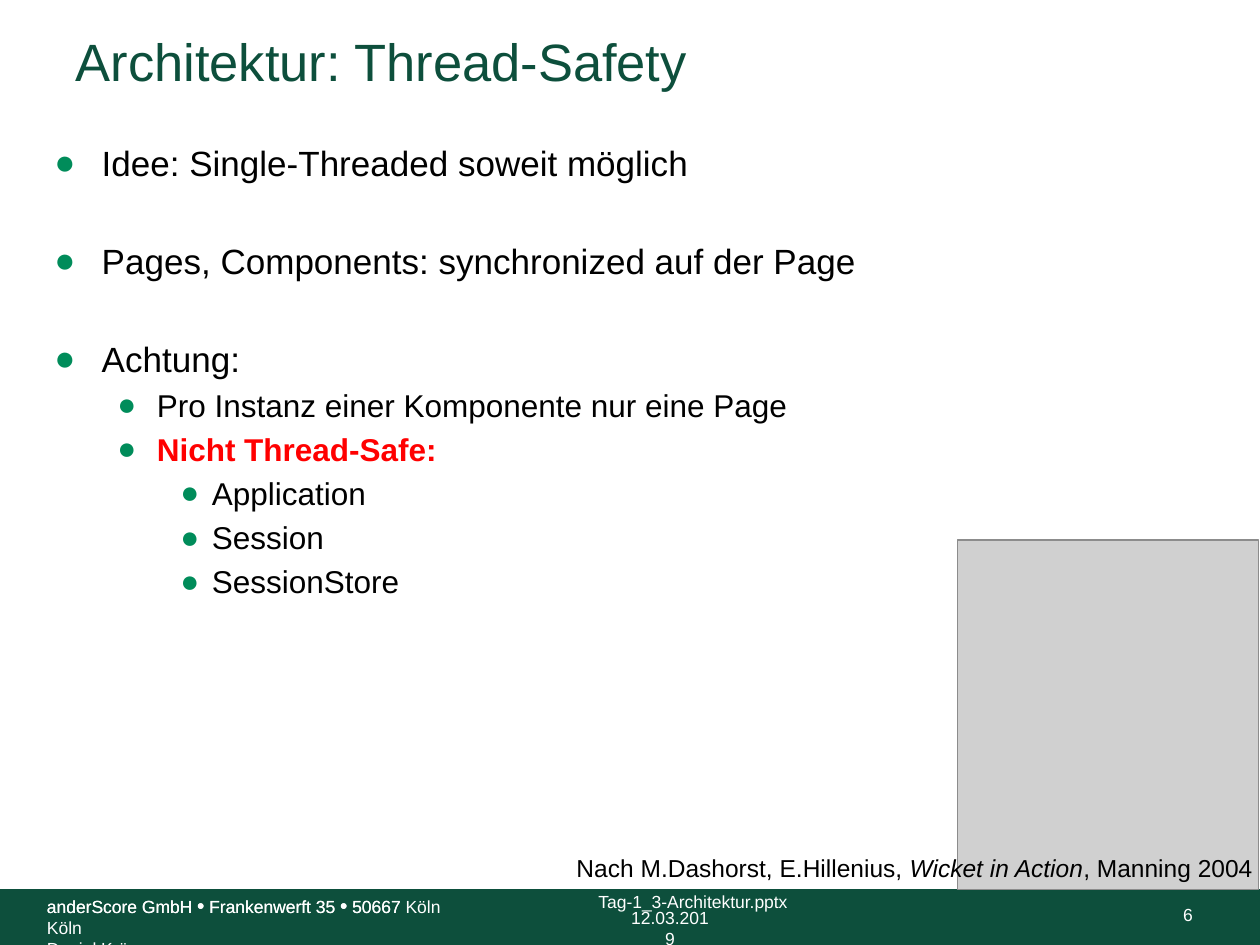
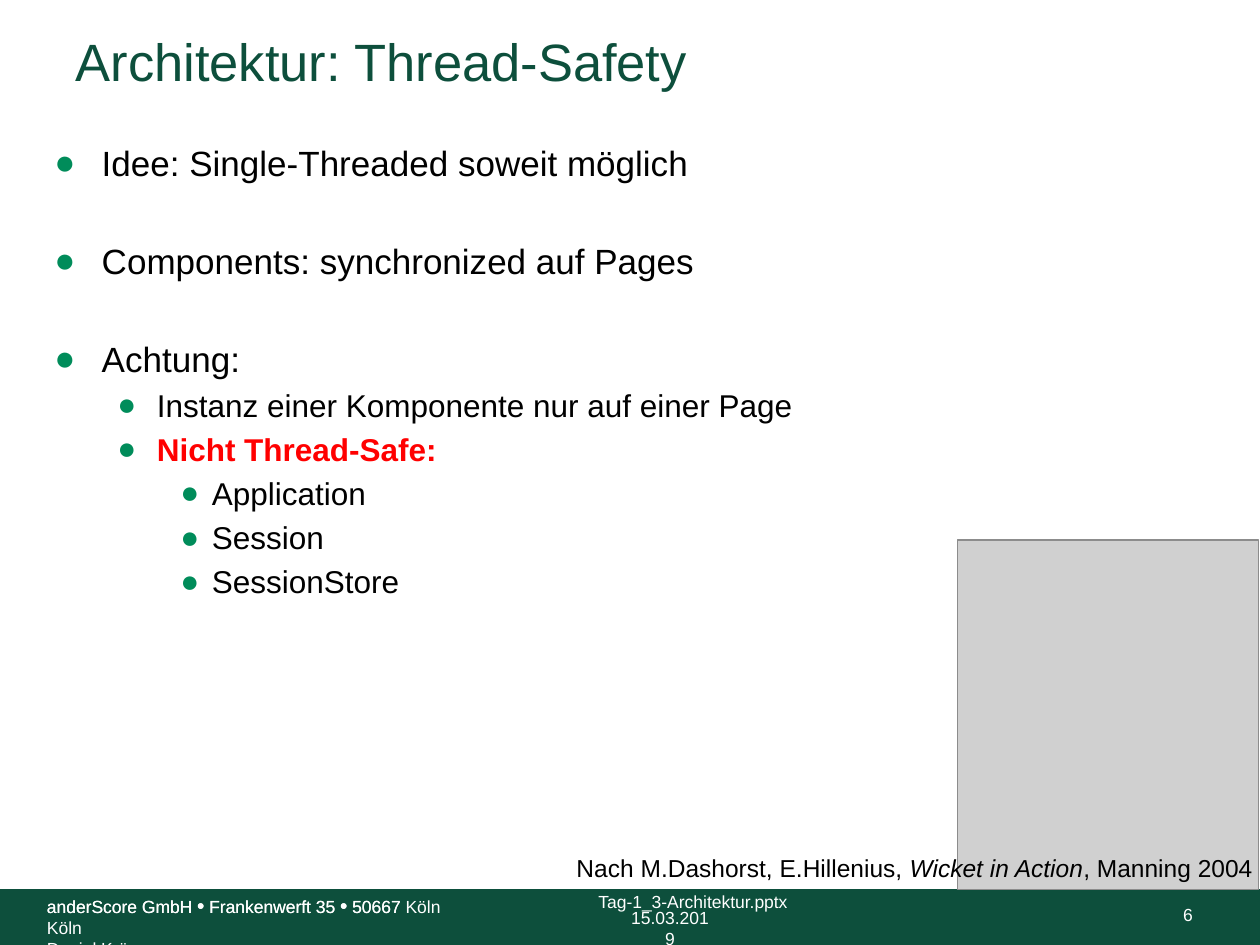
Before and after one commit to anderscore-gmbh/wicket-training, a slide deck: slide 6 of slides/Tag-1_3-Architektur.pptx. Drawn at 1260x945 pixels with LibreOffice and Linux fonts; fonts in the diff are those of the drawing; grey boxes stand for pictures; background and template pictures are left out. Boxes give left, top, right and bottom in pixels: in the first picture for what was removed or moved away, otherwise in the second. Text is boxed around its words. In the diff, an @@ line names an element or a change of style, - is before the commit and + after.

Commit message:
Updated slides

```diff
--- a/slides/Tag-1_3-Architektur.pptx
+++ b/slides/Tag-1_3-Architektur.pptx
@@ text at [102, 248, 693, 281]: text changed @@
-● Pages, Components: synchronized auf der Page
+● Components: synchronized auf Pages
@@ text at [157, 394, 793, 423]: text changed @@
-  ● Pro Instanz einer Komponente nur eine Page
+  ● Instanz einer Komponente nur auf einer Page
@@ text at [631, 911, 709, 924]: text changed @@
-12.03.2019
+15.03.2019
```
Also in this commit, not shown: 18 other slides changed, 6 other files.
